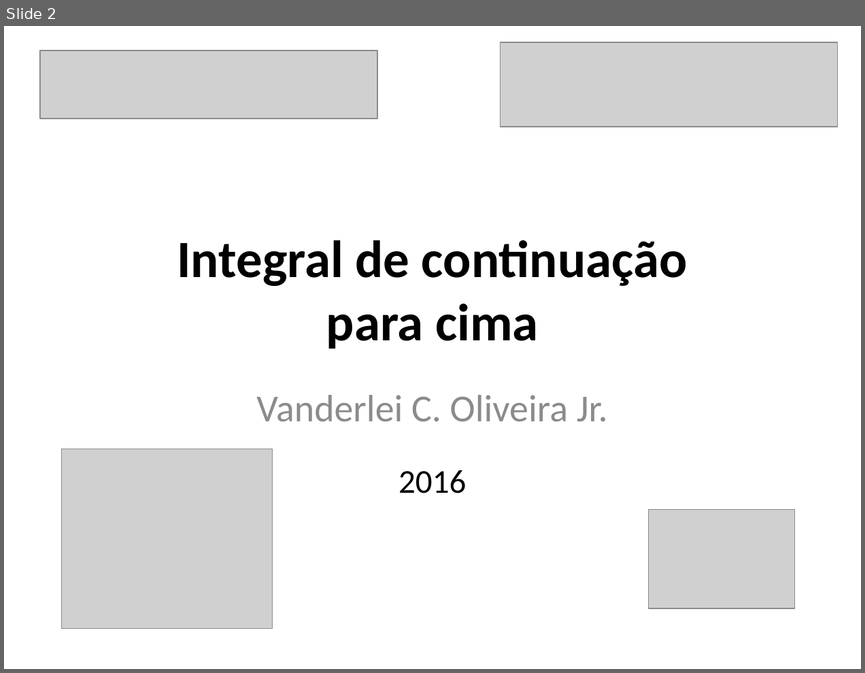
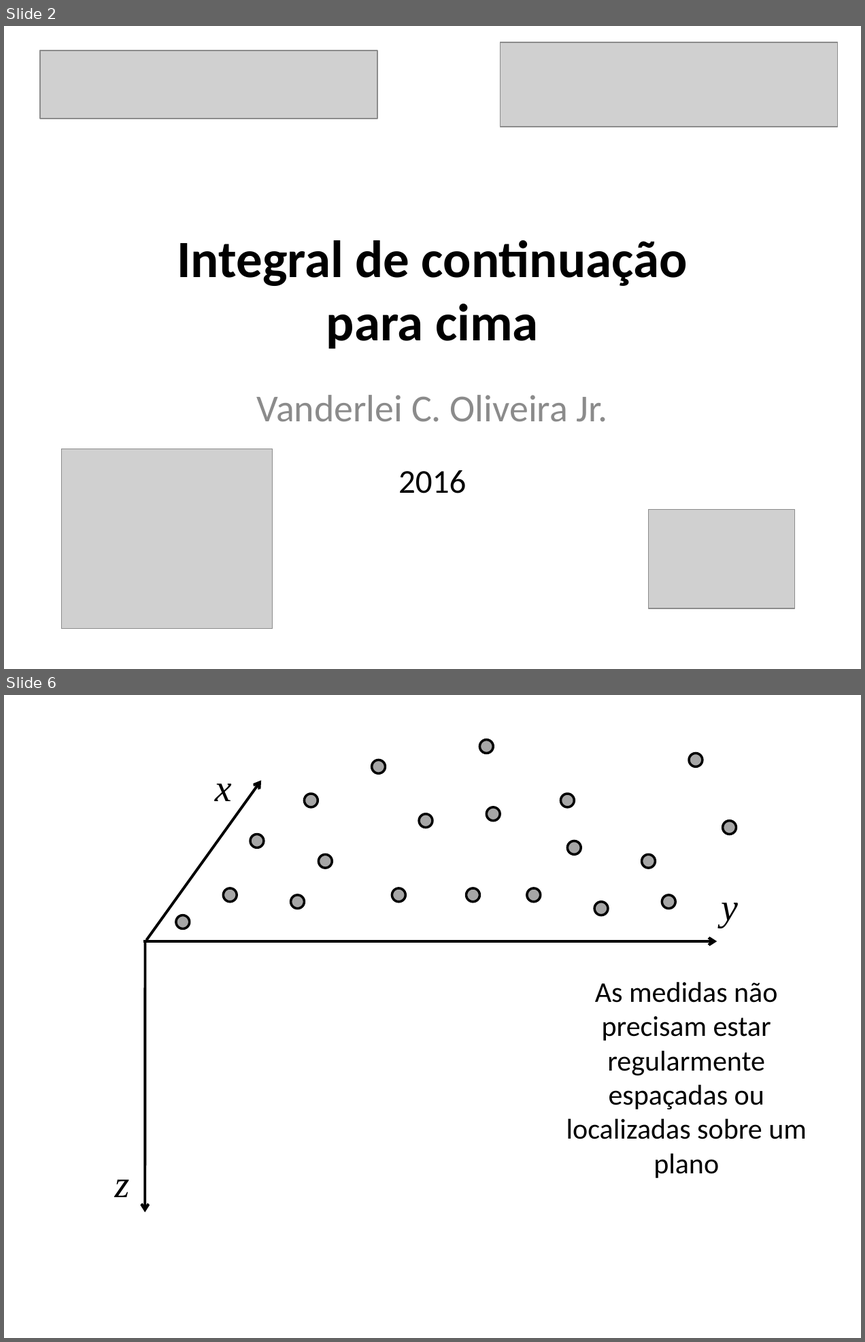
Before and after one commit to pinga-lab/CE-VII-SimBGf-2016, a slide deck: slides/7_integral_continuacao.pptx. Shown one above the other, each under a label of ours: slide 2 before the commit, slides 2 and 6 after it; the slides between them are not shown. The pictures are 865x673 and 865x1342 pixels, drawn with LibreOffice and Linux fonts; fonts in the diff are those of the drawing; grey boxes stand for pictures. Boxes give left, top, right and bottom in pixels: in the first picture for what was removed or moved away, otherwise in the second. Text is boxed around its words. In the diff, an @@ line names an element or a change of style, - is before the commit and + after.

```diff
--- a/slides/7_integral_continuacao.pptx
+++ b/slides/7_integral_continuacao.pptx
@@ slide 6 added at bbox=[4, 695, 861, 1338], background #FFFFFF @@
@@ group added at bbox=[176, 740, 736, 929]: 20 ellipses @@
@@ group added at bbox=[115, 781, 738, 1212]: 3 arrows, 3 texts @@
+z
+x
+y
@@ text added at bbox=[566, 981, 806, 1178], 24 pt, text #000000 @@
+As medidas não precisam estar regularmente espaçadas ou localizadas sobre um plano
```
Also in this commit, not shown: 7 other slides added.
